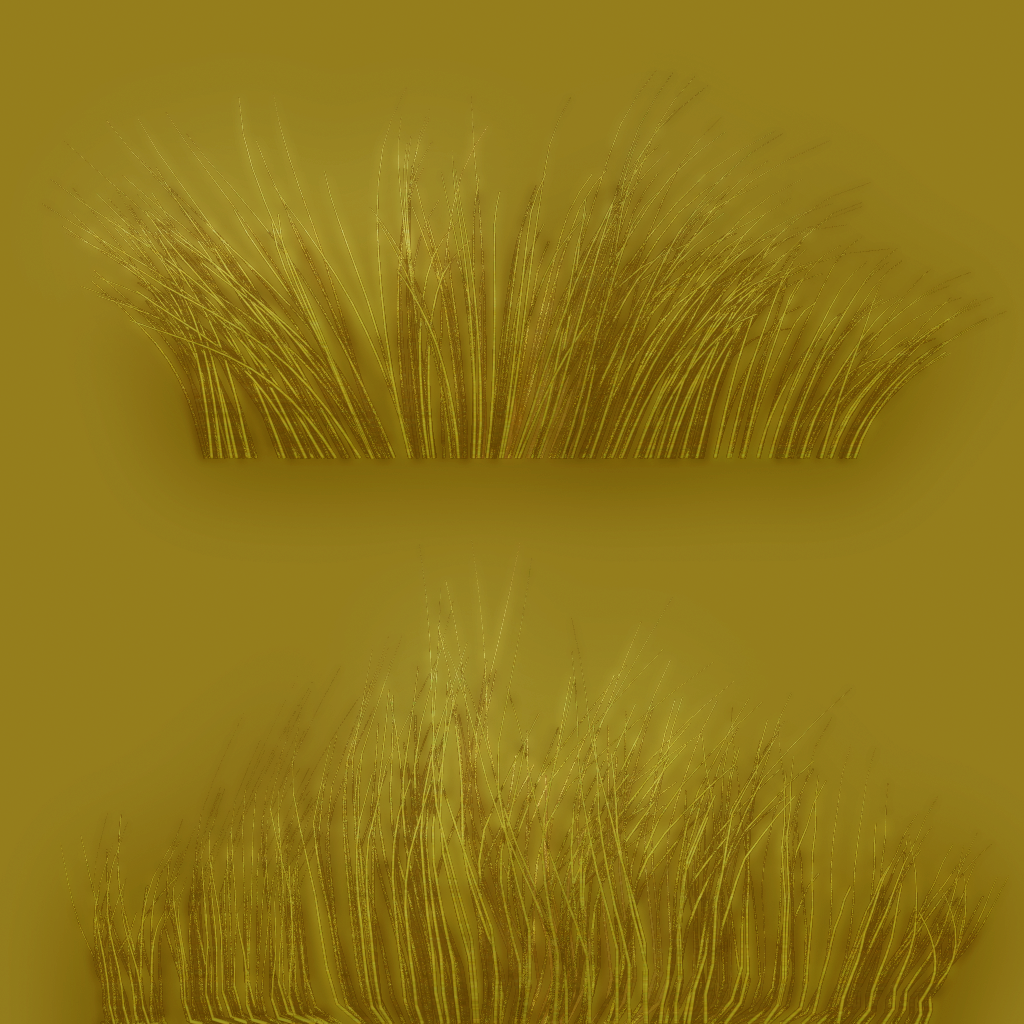
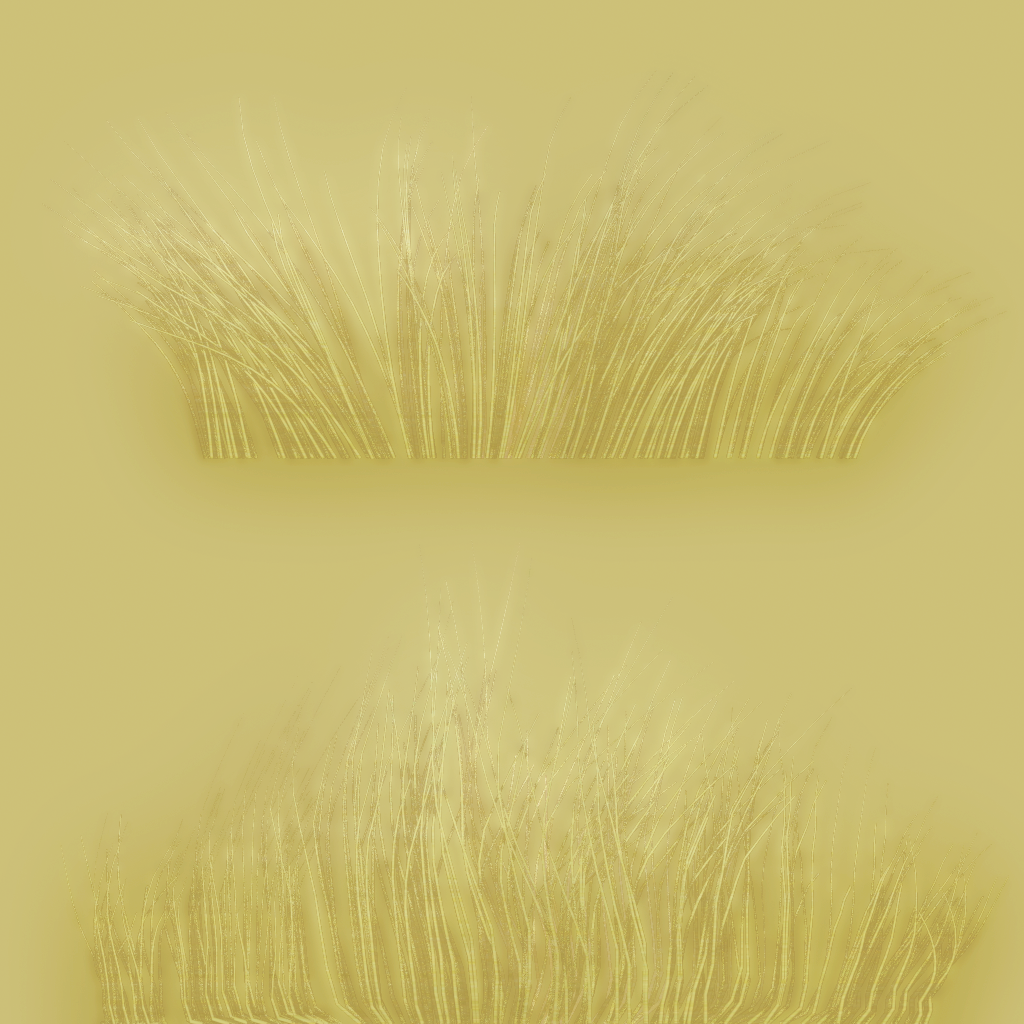
Two versions of the same layered image (w=1024, h=1024). Layer-by-layer changes:
pixels changed over left=0, top=0, right=1024, bottom=1024 (layer not identified)